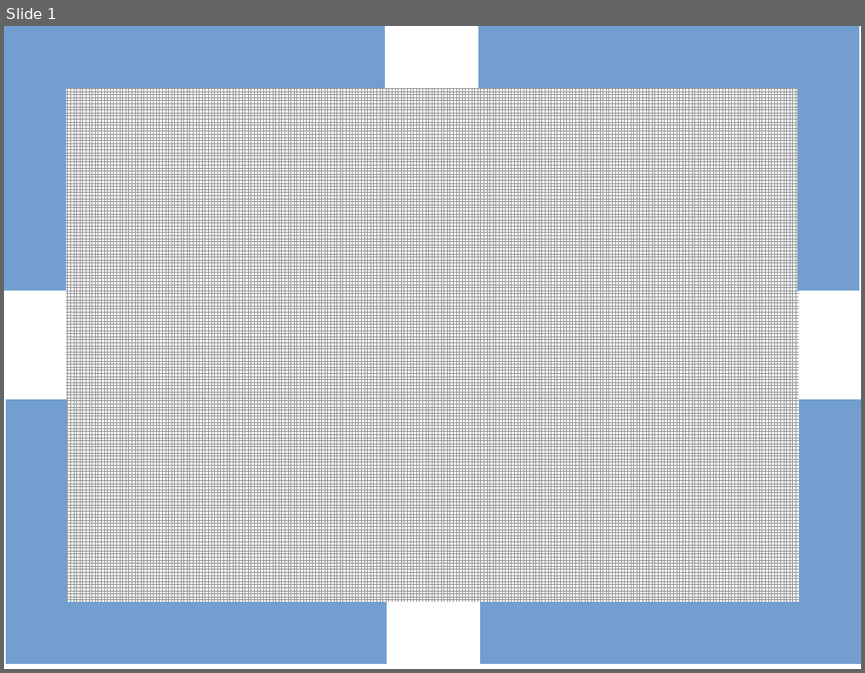
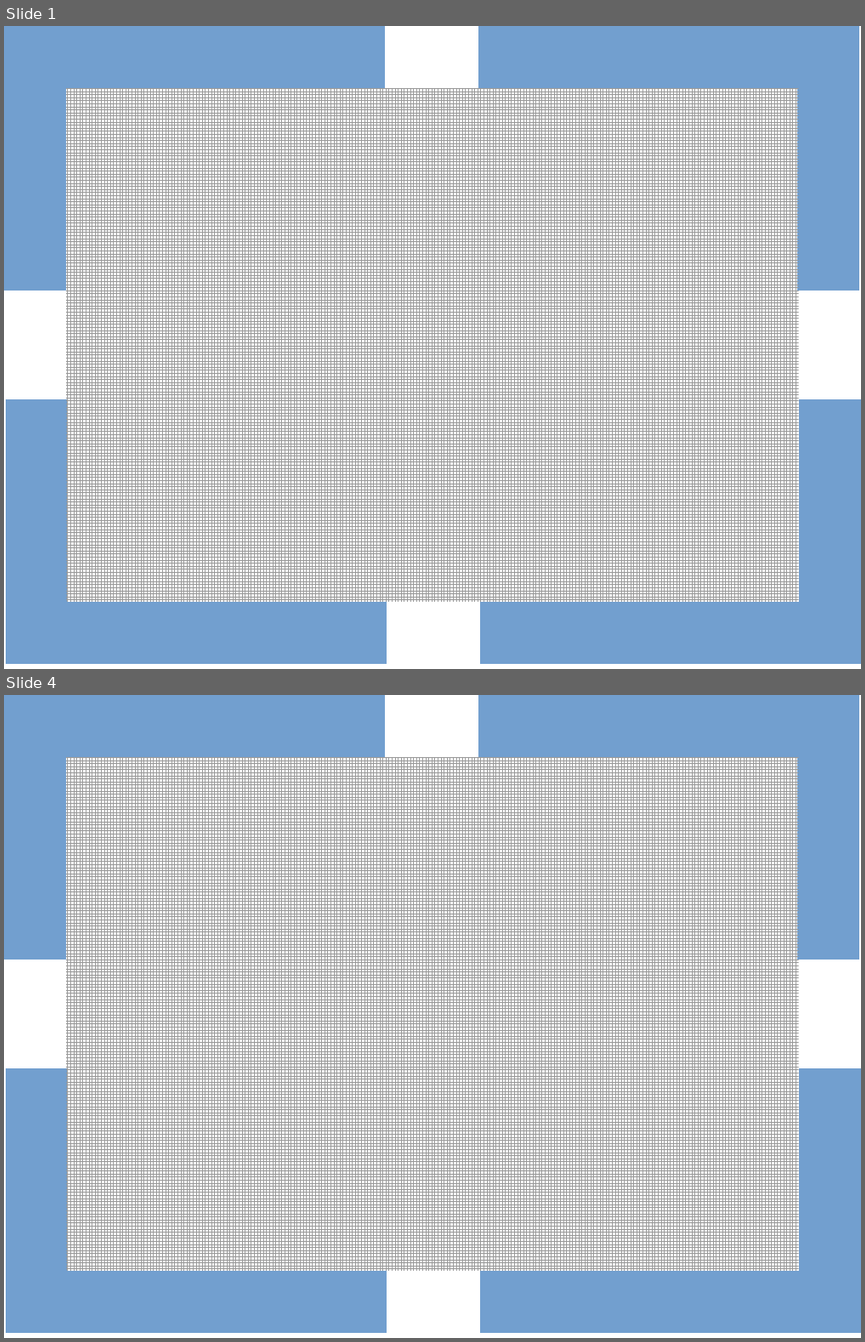
Before and after one commit to murphy-97/SuperFantasy7, a slide deck: Prototype-Room-Source.odp. Shown one above the other, each under a label of ours: slide 1 before the commit, slides 1 and 4 after it; the slides between them are not shown. The pictures are 865x673 and 865x1342 pixels, drawn with LibreOffice and Linux fonts; fonts in the diff are those of the drawing. Boxes give left, top, right and bottom in pixels: in the first picture for what was removed or moved away, otherwise in the second. Text is boxed around its words. In the diff, an @@ line names an element or a change of style, - is before the commit and + after.

```diff
--- a/Prototype-Room-Source.odp
+++ b/Prototype-Room-Source.odp
@@ slide 4 added at [4, 695, 861, 1338], background #FFFFFF @@
@@ rectangle added at [4, 695, 385, 757], fill #729FCF @@
@@ rectangle added at [4, 695, 66, 959], fill #729FCF @@
@@ rectangle added at [478, 695, 859, 757], fill #729FCF @@
@@ rectangle added at [797, 695, 859, 959], fill #729FCF @@
@@ rectangle added at [66, 757, 799, 1270], fill pattern #999999 on #FFFFFF @@
@@ rectangle added at [6, 1068, 68, 1333], fill #729FCF @@
@@ rectangle added at [799, 1068, 861, 1333], fill #729FCF @@
@@ rectangle added at [6, 1270, 386, 1333], fill #729FCF @@
@@ rectangle added at [480, 1270, 861, 1333], fill #729FCF @@
```
Also in this commit, not shown: 2 other slides added, 3 other files.
